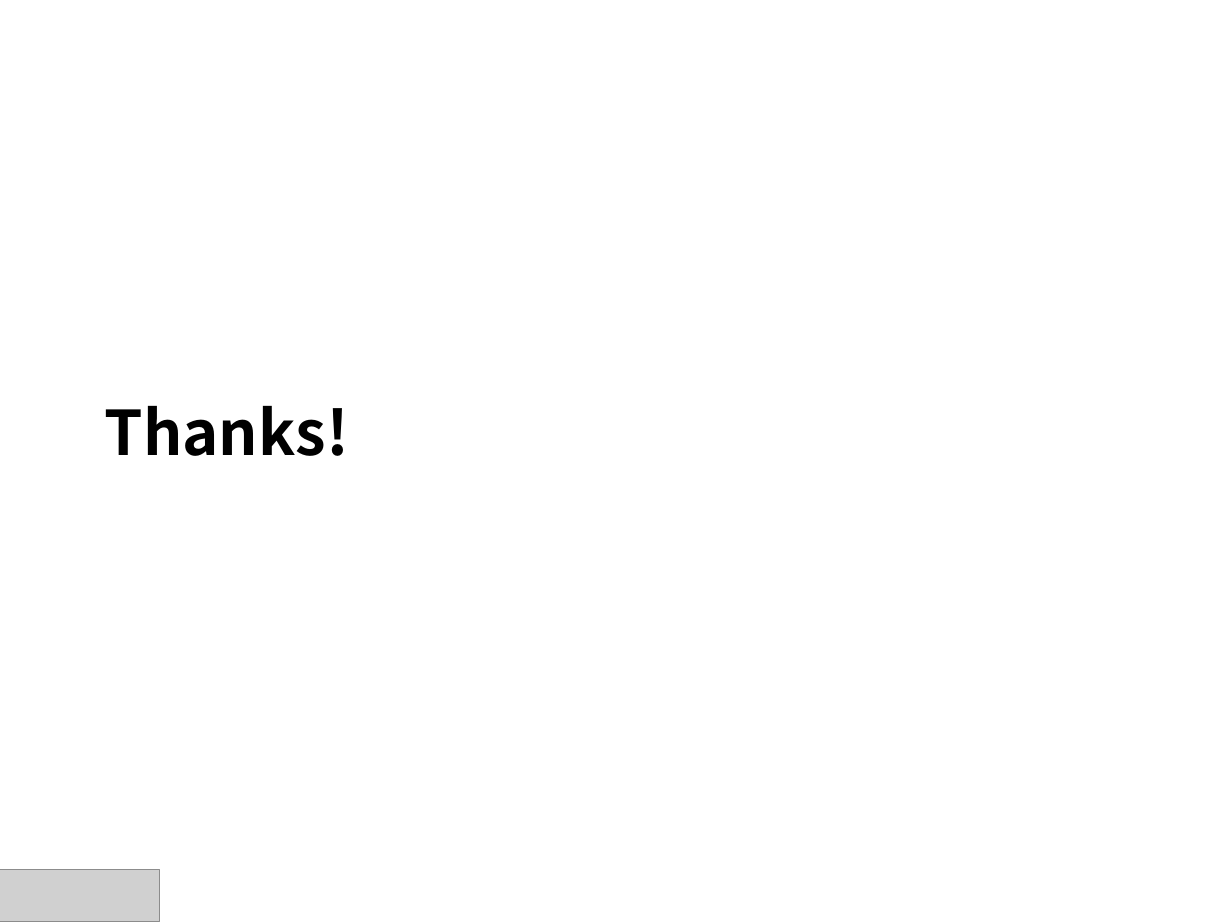
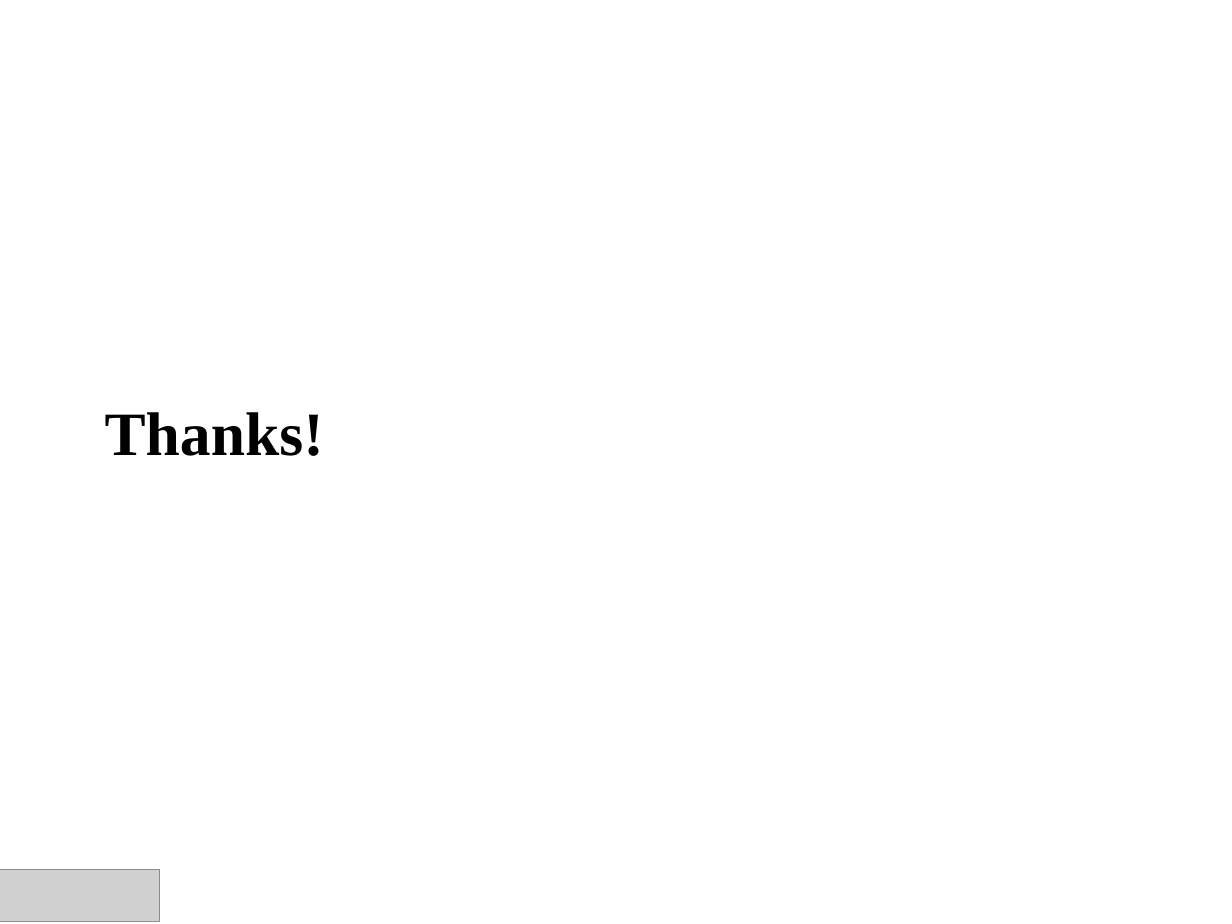
Before and after one commit to glenlivet/NRLP, a slide deck: slide 8 of 2014黑客马拉松_N-Monitor.pptx (slide 9 before the commit). Drawn at 1232x924 pixels with LibreOffice and Linux fonts; fonts in the diff are those of the drawing; grey boxes stand for pictures; background and template pictures are left out. Boxes give left, top, right and bottom in pixels: in the first picture for what was removed or moved away, otherwise in the second. Text is boxed around its words. In the diff, an @@ line names an element or a change of style, - is before the commit and + after.

```diff
--- a/2014黑客马拉松_N-Monitor.pptx
+++ b/2014黑客马拉松_N-Monitor.pptx
@@ text "Thanks!" at bbox=[105, 412, 324, 456]: font Noto Sans CJK SC to Times New Roman @@
```
Also in this commit, not shown: 1 other slide changed, 6 slides added, 7 slides removed, 9 other files.
